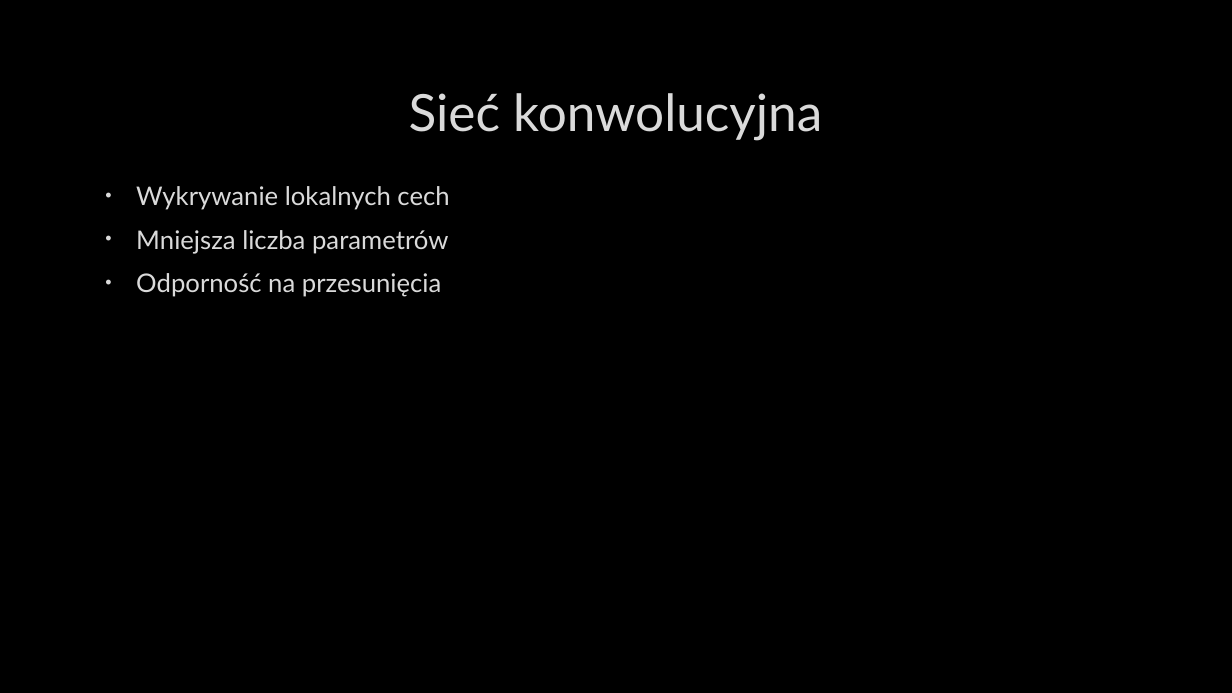
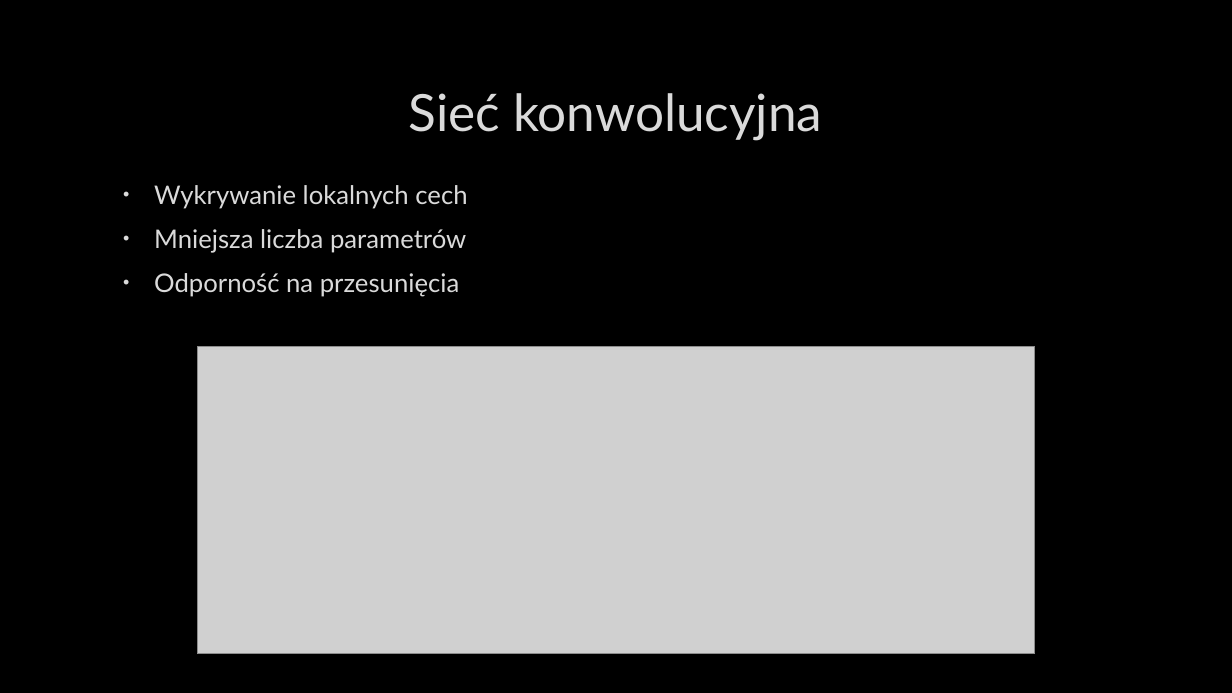
Before and after one commit to OskarMulcan/PSN_neural_networks_project, a slide deck: slide 2 of PSN_prezentacja.pptx. Drawn at 1232x693 pixels with LibreOffice and Linux fonts; fonts in the diff are those of the drawing; grey boxes stand for pictures; background and template pictures are left out. Boxes give left, top, right and bottom in pixels: in the first picture for what was removed or moved away, otherwise in the second. Text is boxed around its words. In the diff, an @@ line names an element or a change of style, - is before the commit and + after.

```diff
--- a/PSN_prezentacja.pptx
+++ b/PSN_prezentacja.pptx
@@ text "Wykrywanie lokalnych cech": place and size @@
-text "Wykrywanie lokalnych cech" at (136, 186, 449, 297)
+text "Wykrywanie lokalnych cech" at (154, 185, 467, 297)
@@ picture added at (197, 347, 1035, 654) @@
```
Also in this commit, not shown: 2 other slides changed, 2 other files.
